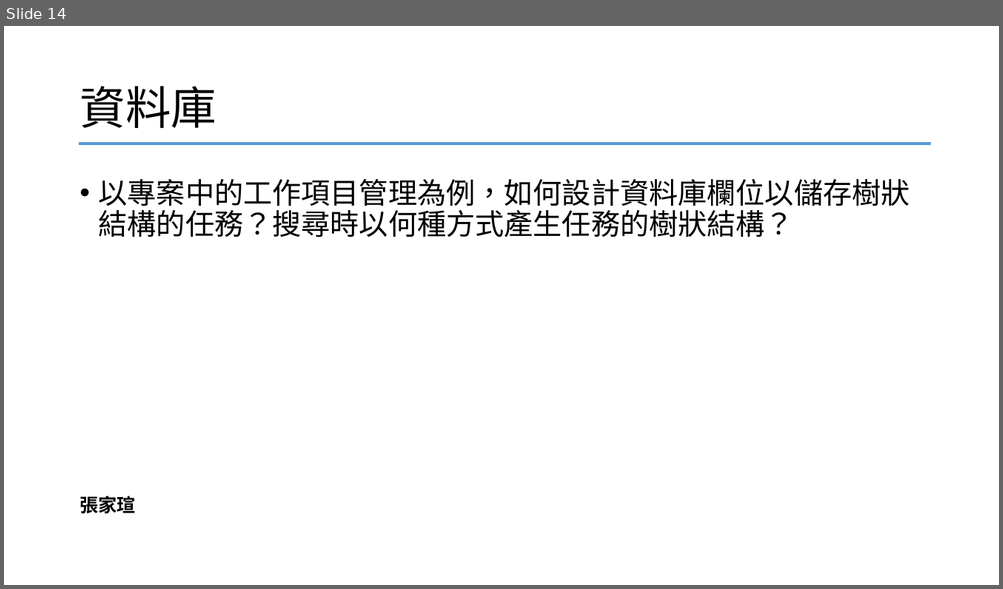
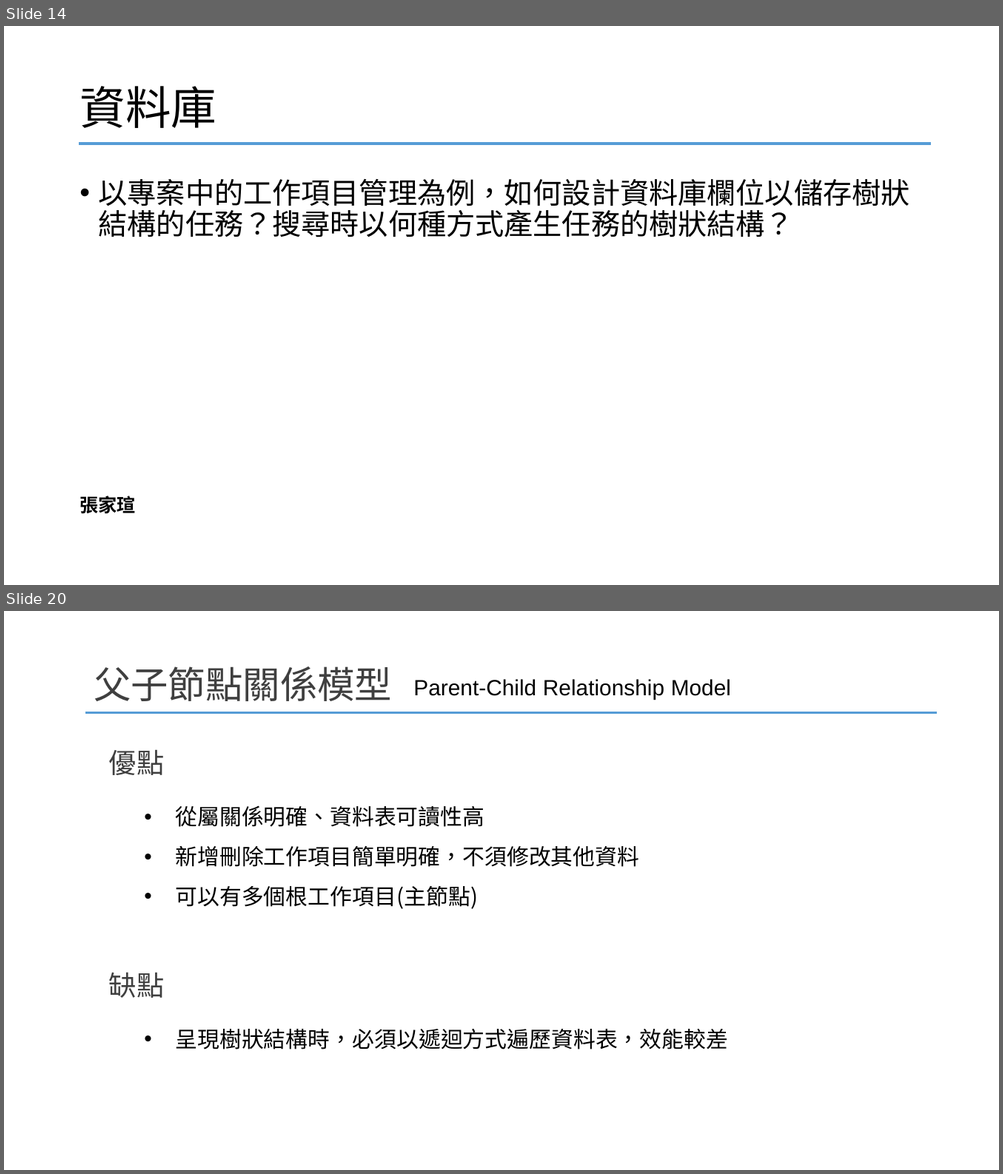
Before and after one commit to YangChihchi/Presentation_Questions, a slide deck: 測驗題.pptx. Shown one above the other, each under a label of ours: slide 14 before the commit, slides 14 and 20 after it; the slides between them are not shown. The pictures are 1003x589 and 1003x1174 pixels, drawn with LibreOffice and Linux fonts; fonts in the diff are those of the drawing. Boxes give left, top, right and bottom in pixels: in the first picture for what was removed or moved away, otherwise in the second. Text is boxed around its words. In the diff, an @@ line names an element or a change of style, - is before the commit and + after.

Commit message:
家瑄 的資料庫測驗題

```diff
--- a/測驗題.pptx
+++ b/測驗題.pptx
@@ slide 20 added at [4, 611, 999, 1170], background #FFFFFF @@
@@ title added at [94, 667, 392, 701], 36 pt, text #3F3F3F @@
+父子節點關係模型
@@ text added at [413, 679, 731, 700], 21.3 pt, text #000000 @@
+Parent-Child Relationship Model
@@ line added from (85, 712) to (936, 712), #569CD6 2.25 pt @@
@@ text added at [109, 750, 164, 775], 26.7 pt, text #3F3F3F @@
+優點
@@ text added at [175, 806, 639, 909], 21.3 pt, text #000000 @@
+• 從屬關係明確、資料表可讀性高
+• 新增刪除工作項目簡單明確，不須修改其他資料
+• 可以有多個根工作項目(主節點)
@@ text added at [109, 972, 164, 998], 26.7 pt, text #3F3F3F @@
+缺點
@@ text added at [175, 1029, 728, 1050], 21.3 pt, text #000000 @@
+• 呈現樹狀結構時，必須以遞迴方式遍歷資料表，效能較差
```
Also in this commit, not shown: 6 other slides added.
